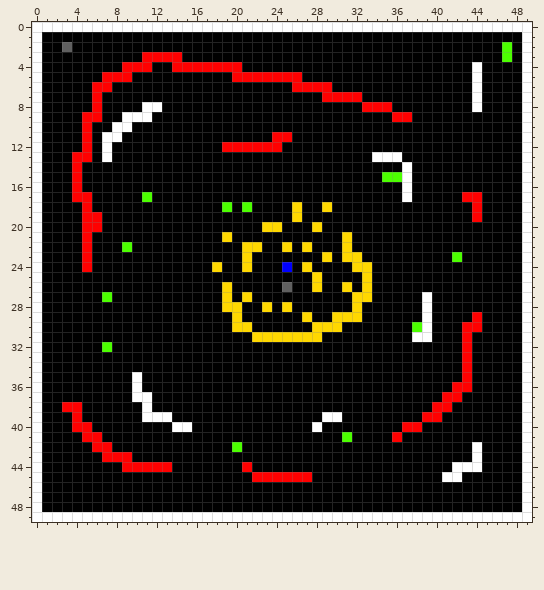
File history of a pixel-art sprite, ResidentEvil/res/level2.png. The first picture shows the starting point.
The file is 50x50 pixels.
Now the later version:
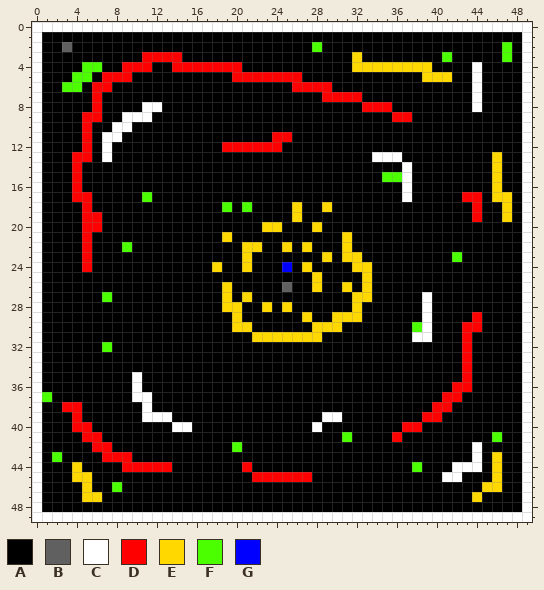
Palette (. is transparent): A #000000  B #606060  C #ffffff  D #ff0000  E #ffd800  F #4cff00  G #0000ff
From old to new:
{"y":2,"x":28,"old":"A","new":"F"}
{"y":3,"x":32,"old":"A","new":"E"}
{"y":3,"x":41,"old":"A","new":"F"}
{"y":4,"x":5,"old":"AA","new":"FF"}
{"y":4,"x":32,"old":"AAAAAAAA","new":"EEEEEEEE"}
{"y":5,"x":4,"old":"AA","new":"FF"}
{"y":5,"x":39,"old":"AAA","new":"EEE"}
{"y":6,"x":3,"old":"AA","new":"FF"}
{"y":13,"x":46,"old":"A","new":"E"}
{"y":14,"x":46,"old":"A","new":"E"}
{"y":15,"x":46,"old":"A","new":"E"}
{"y":16,"x":46,"old":"A","new":"E"}
{"y":17,"x":46,"old":"AA","new":"EE"}
{"y":18,"x":47,"old":"A","new":"E"}
{"y":19,"x":47,"old":"A","new":"E"}
{"y":37,"x":1,"old":"A","new":"F"}
{"y":41,"x":46,"old":"A","new":"F"}
{"y":43,"x":2,"old":"A","new":"F"}
{"y":43,"x":46,"old":"A","new":"E"}
{"y":44,"x":4,"old":"A","new":"E"}
{"y":44,"x":38,"old":"A","new":"F"}
{"y":44,"x":46,"old":"A","new":"E"}
{"y":45,"x":4,"old":"AA","new":"EE"}
{"y":45,"x":46,"old":"A","new":"E"}
{"y":46,"x":5,"old":"A","new":"E"}
{"y":46,"x":8,"old":"A","new":"F"}
{"y":46,"x":45,"old":"AA","new":"EE"}
{"y":47,"x":5,"old":"AA","new":"EE"}
{"y":47,"x":44,"old":"A","new":"E"}
{"label":"changed","picture_box":[312,42,452,82]}
{"label":"changed","picture_box":[62,62,102,92]}
{"label":"changed","picture_box":[492,152,512,222]}
{"label":"changed","picture_box":[42,392,52,402]}
{"label":"changed","picture_box":[472,432,502,502]}
{"label":"changed","picture_box":[52,452,122,502]}
{"label":"changed","picture_box":[412,462,422,472]}
